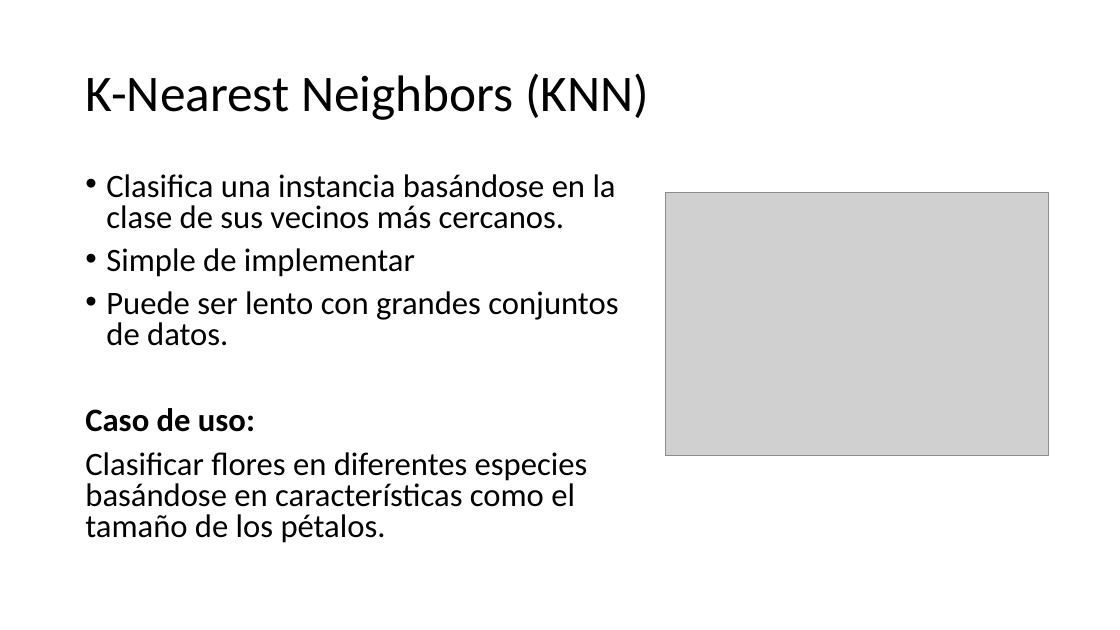
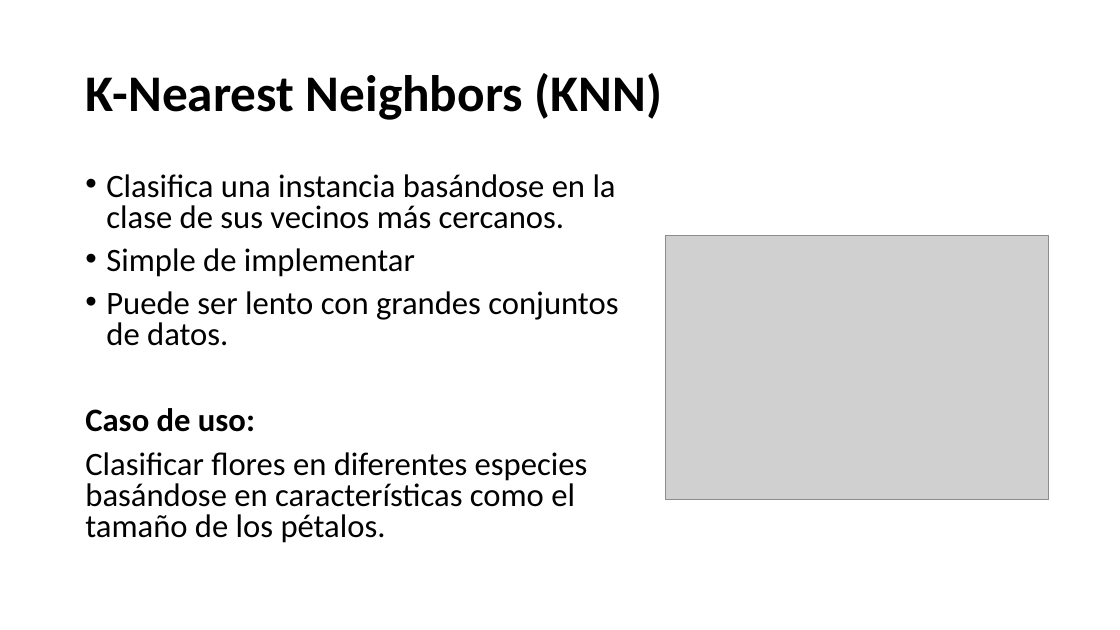
Before and after one commit to 26-jorge-01/ML-Basics, a slide deck: slide 25 of 2. Clasificacion_y_regresion/2-3. Regresion Clasificación, y Metricas.pptx. Drawn at 1120x630 pixels with LibreOffice and Linux fonts; fonts in the diff are those of the drawing; grey boxes stand for pictures. Boxes give left, top, right and bottom in pixels: in the first picture for what was removed or moved away, otherwise in the second. Text is boxed around its words. In the diff, an @@ line names an element or a change of style, - is before the commit and + after.

```diff
--- a/2. Clasificacion_y_regresion/2-3. Regresion Clasificación, y Metricas.pptx
+++ b/2. Clasificacion_y_regresion/2-3. Regresion Clasificación, y Metricas.pptx
@@ title "K-Nearest Neighbors (KNN)" at (x1=85, y1=73, x2=663, y2=120): bold on @@
@@ picture moved from (x1=665, y1=192, x2=1049, y2=455) to (x1=665, y1=236, x2=1049, y2=499) @@
```
Also in this commit, not shown: 27 other slides changed, 2 other files.
